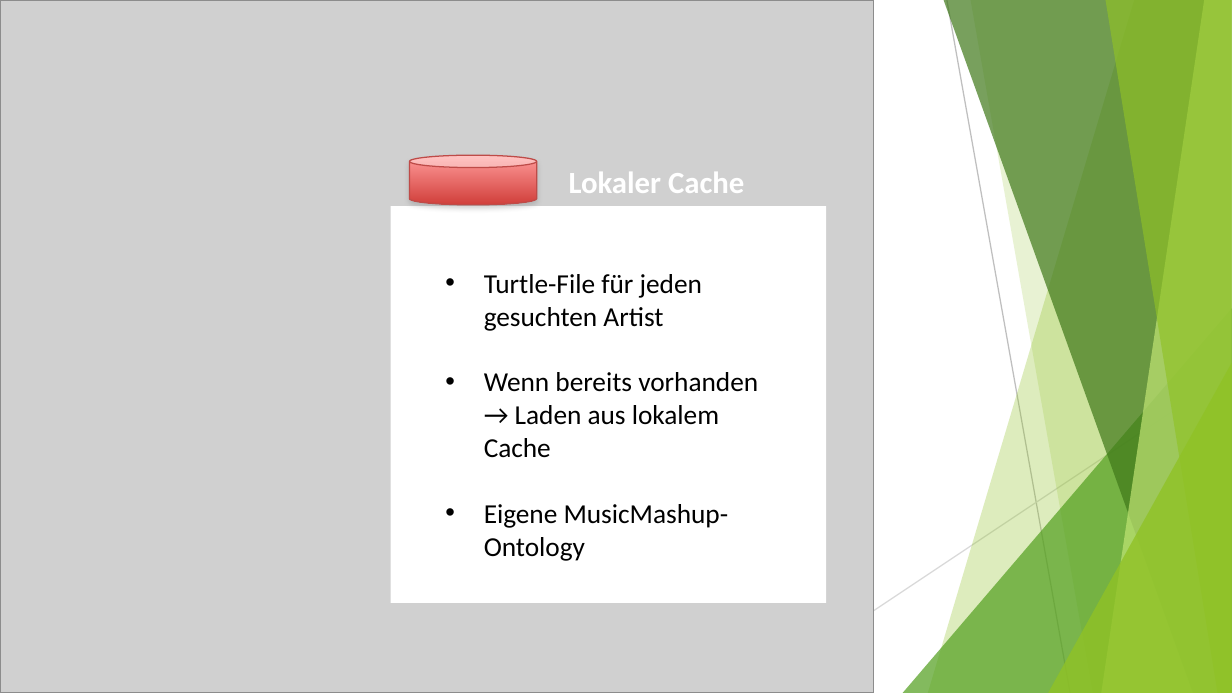
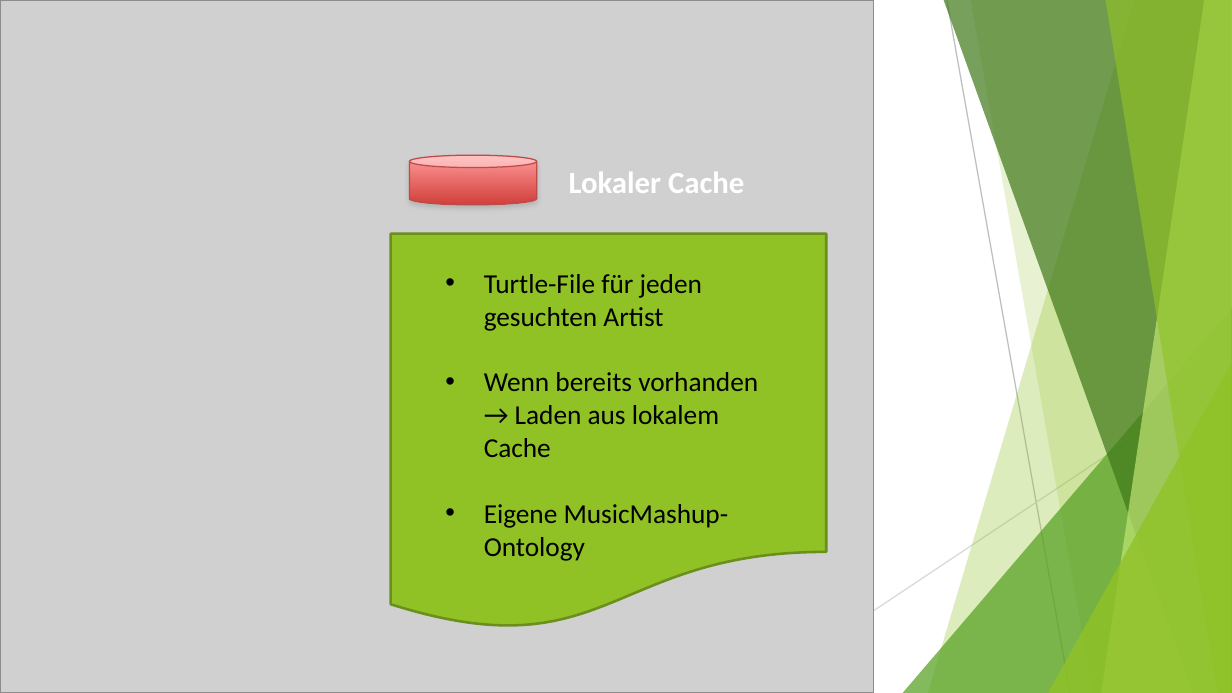
Before and after one commit to wolfkarl/MusicMashup, a slide deck: slide 8 of vortrag/abschlusspraesentation_musicmashup.pptx (slide 7 before the commit). Drawn at 1232x693 pixels with LibreOffice and Linux fonts; fonts in the diff are those of the drawing; grey boxes stand for pictures. Boxes give left, top, right and bottom in pixels: in the first picture for what was removed or moved away, otherwise in the second. Text is boxed around its words. In the diff, an @@ line names an element or a change of style, - is before the commit and + after.

```diff
--- a/vortrag/abschlusspraesentation_musicmashup.pptx
+++ b/vortrag/abschlusspraesentation_musicmashup.pptx
@@ flow chart document: place and size @@
-flow chart document at <box>391,206,825,602</box>
+flow chart document at <box>391,234,825,631</box>
@@ flow chart document at <box>391,234,825,631</box>: rectangle to flow chart document; fill #FFFFFF to #90C226; outline none to #6B901C 1.5 pt @@
```
Also in this commit, not shown: 2 other slides changed, 2 slides added, 1 slide removed.
